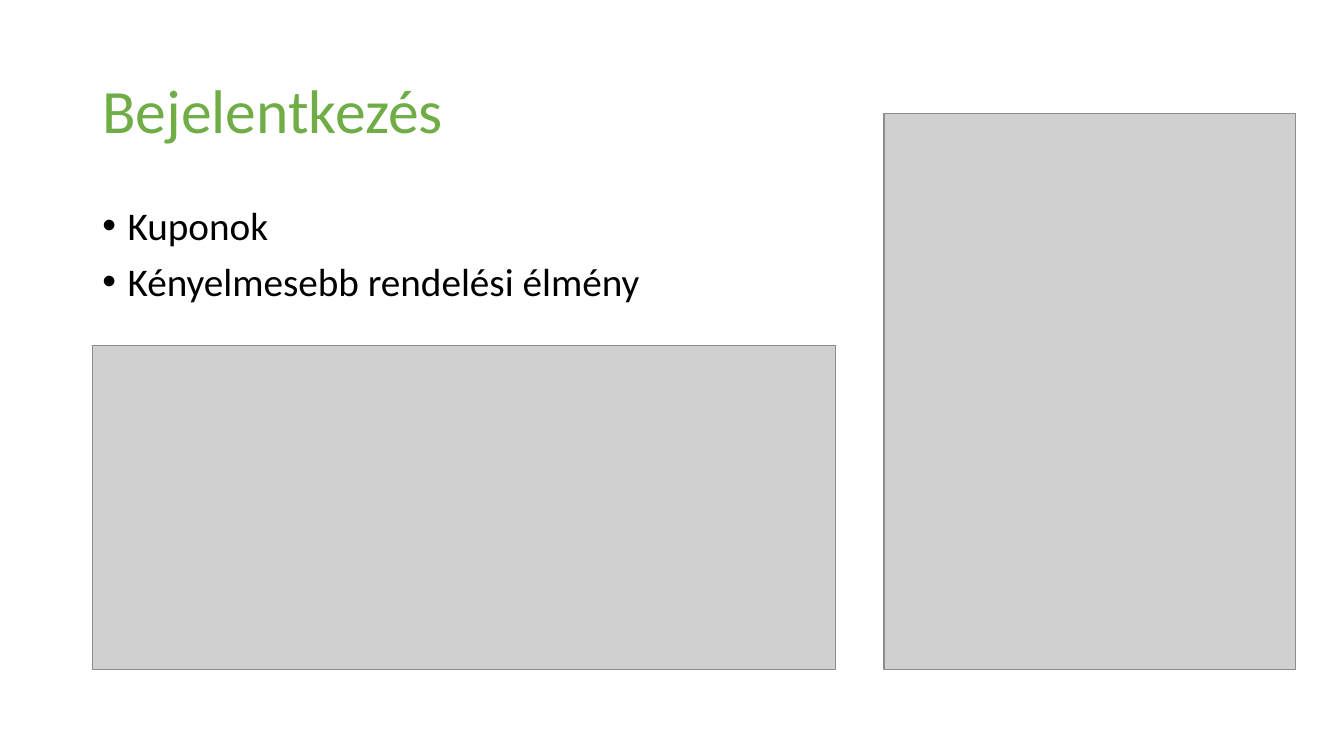
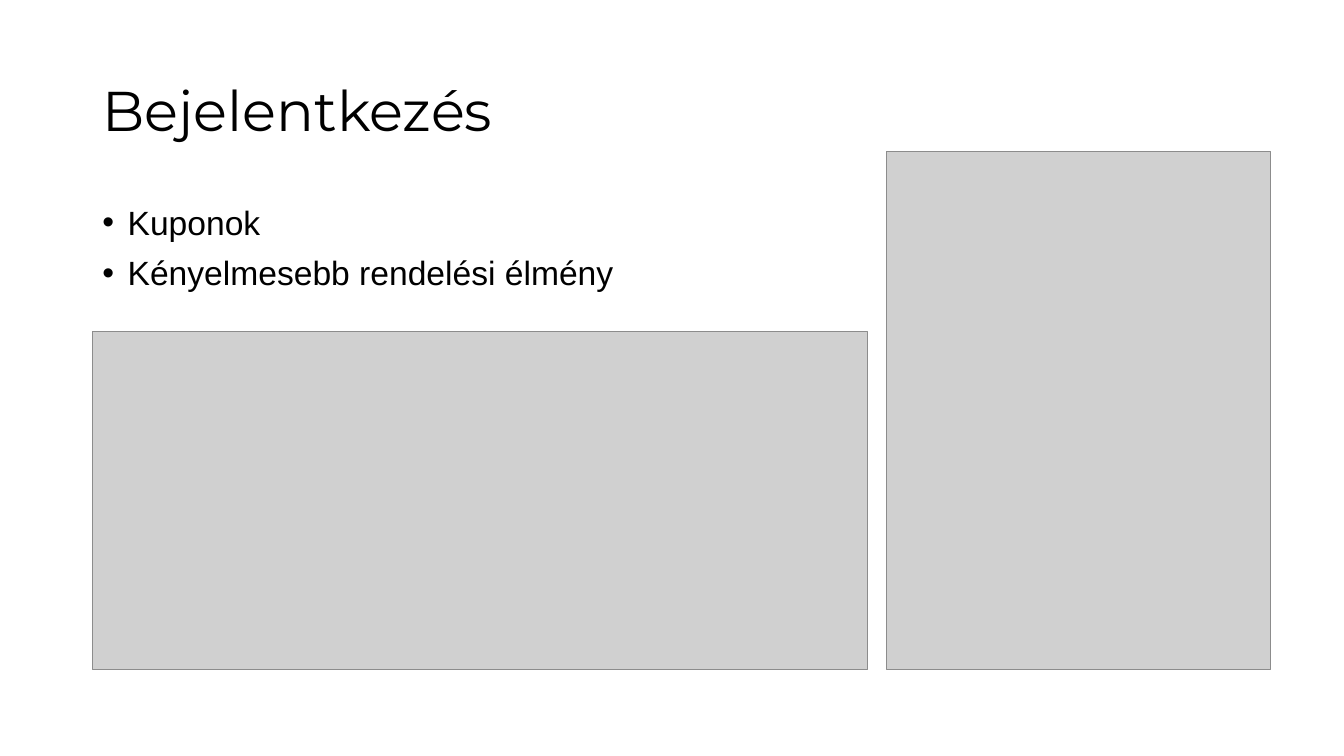
Before and after one commit to fedorbenjamin02/Vizsgaremek2024, a slide deck: slide 8 of Mellékletek/Prezentáció/Frissfutár_prezentáció.pptx (slide 11 before the commit). Drawn at 1344x756 pixels with LibreOffice and Linux fonts; fonts in the diff are those of the drawing; grey boxes stand for pictures. Boxes give left, top, right and bottom in pixels: in the first picture for what was removed or moved away, otherwise in the second. Text is boxed around its words. In the diff, an @@ line names an element or a change of style, - is before the commit and + after.

```diff
--- a/Mellékletek/Prezentáció/Frissfutár_prezentáció.pptx
+++ b/Mellékletek/Prezentáció/Frissfutár_prezentáció.pptx
@@ title "Bejelentkezés" at (102,89,492,142): size 44 to 40 pt, font Calibri to Montserrat, text colour #70AD47 to #000000 @@
@@ picture: place and size @@
-picture at (884,113,1297,669)
+picture at (887,151,1271,669)
@@ text "Kuponok" at (128,210,613,292): size 28 to 24 pt, font Calibri to Arial @@
@@ picture: place and size @@
-picture at (93,346,836,669)
+picture at (93,332,868,669)
```
Also in this commit, not shown: 8 other slides changed, 1 slide added, 4 slides removed.
